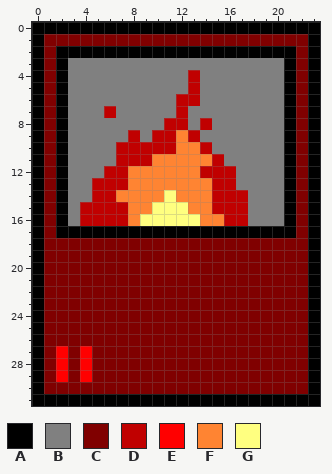
Pixel-art sprite: sprites/images/sprCard_7.png. The first picture shows the starting point.
The file is 24x32 pixels.
Palette (. is transparent): A #000000  B #808080  C #800000  D #c00000  E #ff0000  F #ff8432  G #ffff80
Pixels before, first column x 0:
 0 AAAAAAAAAAAAAAAAAAAAAAAA
 1 ACCCCCCCCCCCCCCCCCCCCCCA
 2 ACAAAAAAAAAAAAAAAAAAAACA
 3 ACABBBBBBBBBBBBBBBBBBACA
 4 ACABBBBBBBBBBDBBBBBBBACA
 5 ACABBBBBBBBBBDBBBBBBBACA
 6 ACABBBBBBBBBDDBBBBBBBACA
 7 ACABBBDBBBBBDBBBBBBBBACA
 8 ACABBBBBBBBDDBDBBBBBBACA
 9 ACABBBBBDBDDFDBBBBBBBACA
10 ACABBBBDDDDDFFDBBBBBBACA
11 ACABBBBDDDFFFFFDBBBBBACA
12 ACABBBDDFFFFFFDDDBBBBACA
13 ACABBDDDFFFFFFFDDBBBBACA
14 ACABBDDFFFFGFFFDDDBBBACA
15 ACABDDDDFFGGGFFDDDBBBACA
16 ACABDDDDFGGGGGFFDDBBBACA
17 ACAAAAAAAAAAAAAAAAAAAACA
18 ACCCCCCCCCCCCCCCCCCCCCCA
19 ACCCCCCCCCCCCCCCCCCCCCCA
20 ACCCCCCCCCCCCCCCCCCCCCCA
21 ACCCCCCCCCCCCCCCCCCCCCCA
22 ACCCCCCCCCCCCCCCCCCCCCCA
23 ACCCCCCCCCCCCCCCCCCCCCCA
24 ACCCCCCCCCCCCCCCCCCCCCCA
25 ACCCCCCCCCCCCCCCCCCCCCCA
26 ACCCCCCCCCCCCCCCCCCCCCCA
27 ACECECCCCCCCCCCCCCCCCCCA
28 ACECECCCCCCCCCCCCCCCCCCA
29 ACECECCCCCCCCCCCCCCCCCCA
30 ACCCCCCCCCCCCCCCCCCCCCCA
31 AAAAAAAAAAAAAAAAAAAAAAAA
New version:
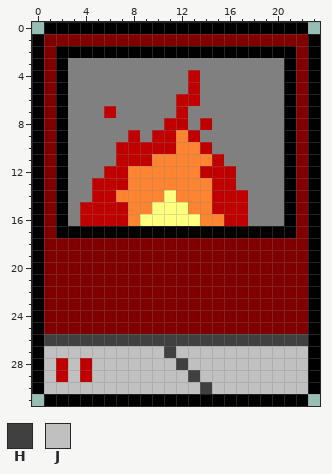
Colours new in this view: H #404040  J #c0c0c0
The author wrote: Updated Some Card Art please put them to use
Edits made:
Changed rows in their new state; - is an unchanged pixel.
first column x 0:
 0 .----------------------.
first column x 0:
26 -HHHHHHHHHHHHHHHHHHHHHH-
27 -JJJJJJJJJJHJJJJJJJJJJJ-
28 -JDJDJJJJJJJHJJJJJJJJJJ-
29 -JDJDJJJJJJJJHJJJJJJJJJ-
30 -JJJJJJJJJJJJJHJJJJJJJJ-
31 .----------------------.
Where, in picture pixels (left, top, right, bottom), the same in both pictures:
erased: (32, 22, 44, 34)
erased: (308, 22, 320, 34)
changed: (32, 334, 320, 406)
